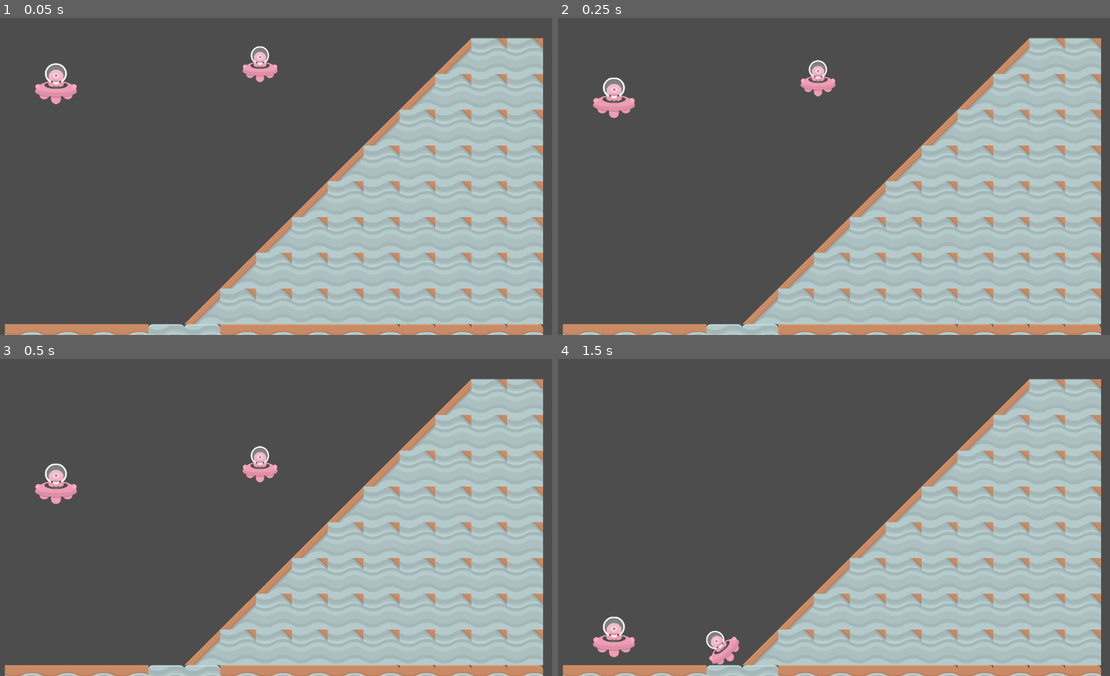
Above: before the commit, frames 1-4 (two rows, left to right).
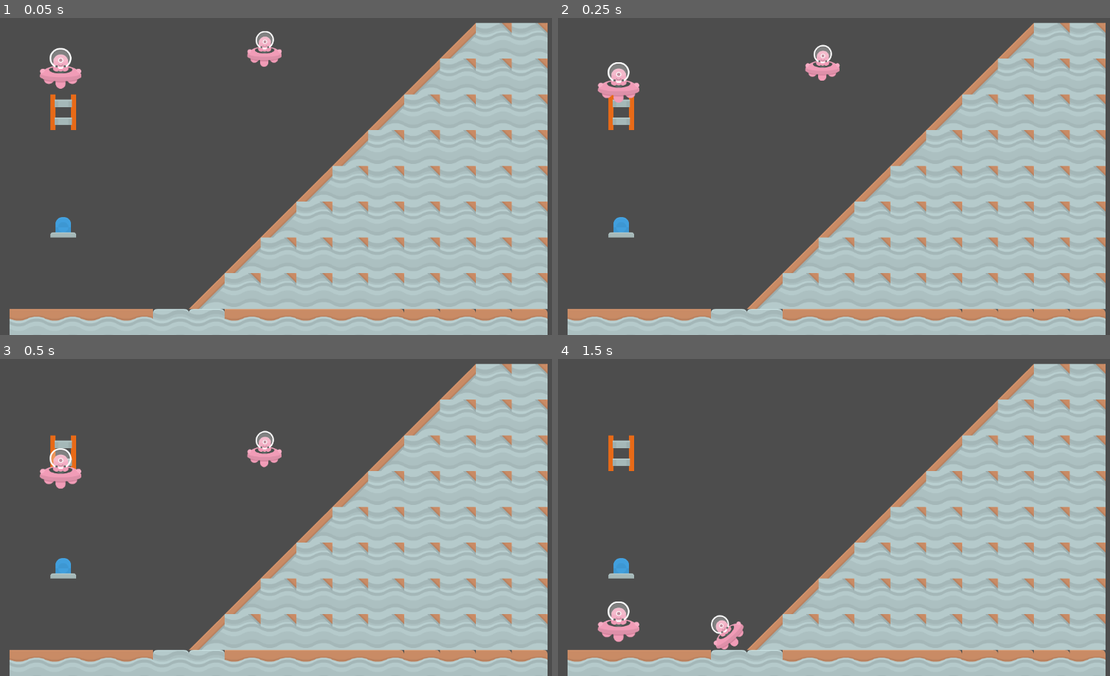
Above: after the commit, the same moments.

Repository: Tamy-dsv/Trilha_godot_new
Game: Godot game, scene res://node_2d.tscn
The game is run twice, just before and just after one commit, with the same random seed, the same clock (stepped at 60 frames per second) and the same inputs. This scene is started directly instead of the project's main scene.
Inputs:
- Up to frame 1 (0.05 s): no input
- Up to frame 2 (0.25 s): no input
- Up to frame 3 (0.5 s): no input
- Up to frame 4 (1.5 s): tap Enter (ui_accept) at 0.5, 0.6, 0.77, 1.07, 1.35 s; hold Right (ui_right) from 0.53 s (still down)

The runs differ from the first frame. In frame 1, 16% of the frame differs, in the area x 0-100%, y 1-100%; in frame 2, 16%; in frame 3, 16%; in frame 4, 15%.

Commit message:
script dos ets
ainda em construção

Diff:
--- /dev/null
+++ b/plataforma_industrial/novo-projeto-de-jogo/alien.gd
@@ -0,0 +1,22 @@
+extends CharacterBody2D
+
+const SPEED = 400.0
+const JUMP_VELOCTY = -600.0
+var gravity: float = ProjectSettings.get_setting("physics/2d/defaut_gravity")
+
+func  _physics_process(delta: float) -> void:
+	if not is_on_floor():
+		velocity.y = gravity * delta
+
+	if Input.is_action_just_pressed("ui_accept") and is_on_floor():
+		velocity.y = JUMP_VELOCTY
+
+	var direction := float(Input.get_axis("ui_left","ui_right")or 0.0)
+	if direction !=0.0:
+		velocity.x = direction * SPEED
+	else:
+		velocity.x = move_toward(velocity.x,0.0, SPEED)
+
+
+
+	move_and_slide()
--- a/plataforma_industrial/novo-projeto-de-jogo/node_2d.tscn
+++ b/plataforma_industrial/novo-projeto-de-jogo/node_2d.tscn
@@ -1692,12 +1692,13 @@
 radius = 50.0
 
 [node name="Node2D" type="Node2D"]
+position = Vector2(9, -30)
 
 [node name="TileMap" type="TileMap" parent="."]
 position = Vector2(70, 67)
 tile_set = SubResource("TileSet_q6r6c")
 format = 2
-layer_0/tile_data = PackedInt32Array(524288, 131072, 0, 5242 …(1477 unchanged characters)…  1, 589828, 262144, 1, 589829, 262144, 1)
+layer_0/tile_data = PackedInt32Array(524288, 131072, 0, 5242 …(1477 unchanged characters)…  1, 589828, 262144, 1, 589829, 262144, 1, 131073, 327680, 3, 327681, 655360, 2, -131077, 65536, 4, -131076, 65536, 4, -131075, 65536, 4, -131074, 65536, 4, -131073, 65536, 4, -196608, 65536, 4, -196607, 65536, 4, -196606, 65536, 4, -196605, 65536, 4, -196604, 65536, 4, -196603, 65536, 4, -196602, 65536, 4, -196601, 65536, 4, -196600, 65536, 4, -196599, 65536, 4, -262135, 65536, 4, -262134, 65536, 4, -262133, 65536, 4, -262132, 65536, 4, -262131, 65536, 4, -196594, 65536, 4, -196595, 65536, 4, -196596, 65536, 4, -196597, 65536, 4, -196598, 65536, 4, -262136, 65536, 4, -262137, 65536, 4, -262138, 65536, 4, -262139, 65536, 4, -262140, 65536, 4, -262141, 65536, 4, -262142, 65536, 4, -262143, 65536, 4, -262144, 65536, 4, -196609, 65536, 4, -196610, 65536, 4, -196611, 65536, 4, -196612, 65536, 4, -196613, 65536, 4, -262130, 65536, 4)
 
 [node name="RigidBody2D" type="RigidBody2D" parent="TileMap"]
 
@@ -1720,4 +1721,5 @@
 [node name="ShipPinkManned" type="Sprite2D" parent="TileMap/RigidBody2D2/CollisionShape2D"]
 position = Vector2(-4.00001, -5)
 scale = Vector2(0.544355, 0.55315)
+skew = 0.0296706
 texture = ExtResource("2_epypp")
Not shown, added: plataforma_industrial/novo-projeto-de-jogo/alien.gd.uid
